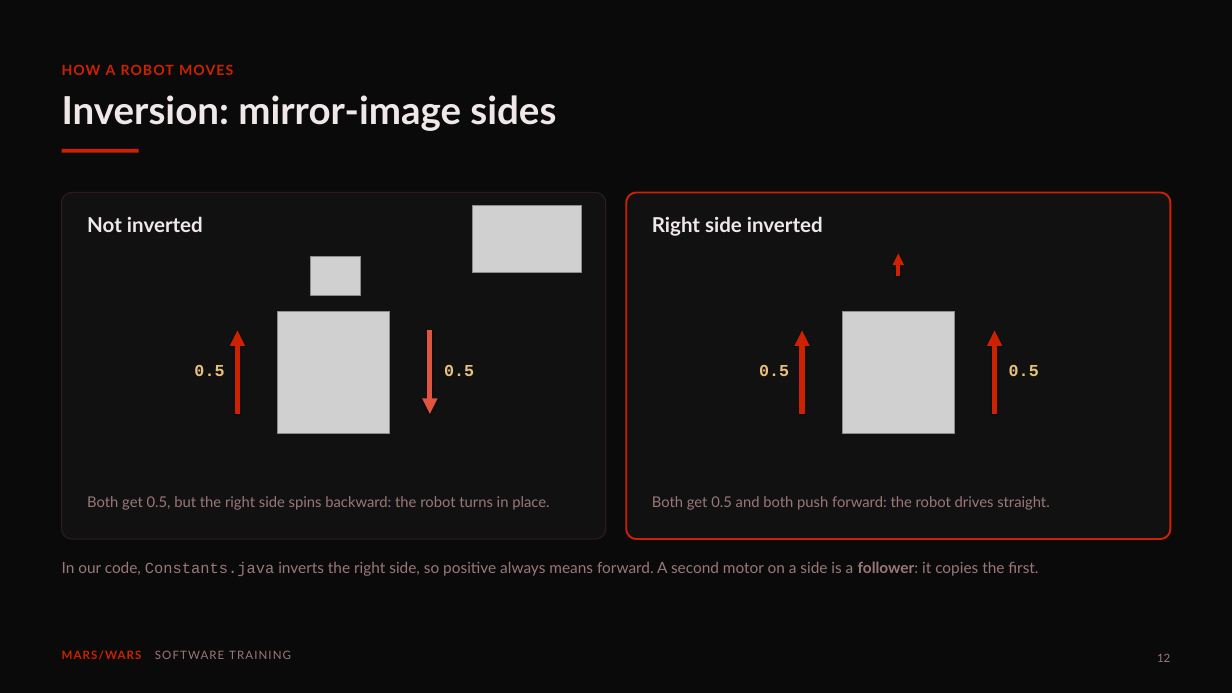
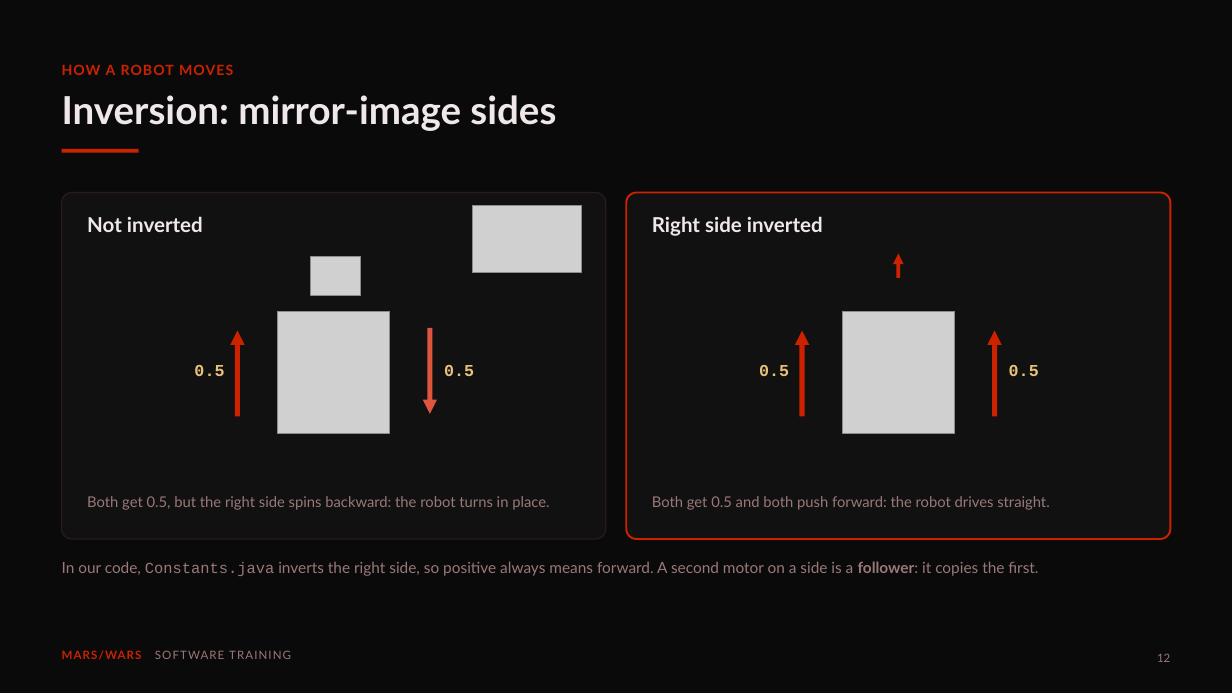
Before and after one commit to FRC-Team-4143/scriptum-lessons, a slide deck: slide 12 of deck1-motors-drivetrains.pptx. Drawn at 1232x693 pixels with LibreOffice and Linux fonts; fonts in the diff are those of the drawing; grey boxes stand for pictures. Boxes give left, top, right and bottom in pixels: in the first picture for what was removed or moved away, otherwise in the second. Text is boxed around its words. In the diff, an @@ line names an element or a change of style, - is before the commit and + after.

```diff
--- a/deck1-motors-drivetrains.pptx
+++ b/deck1-motors-drivetrains.pptx
@@ rectangle added at [896,261,900,278], fill #CC2200 @@
@@ arrow removed from (898, 276) to (898, 253) @@
@@ rectangle added at [428,328,432,403], fill #E05540 @@
@@ rectangle added at [235,341,240,416], fill #CC2200 @@
@@ arrow removed from (237, 414) to (237, 330) @@
@@ arrow removed from (430, 330) to (430, 414) @@
@@ rectangle added at [800,341,804,416], fill #CC2200 @@
@@ arrow removed from (802, 414) to (802, 330) @@
@@ rectangle added at [992,341,997,416], fill #CC2200 @@
@@ arrow removed from (995, 414) to (995, 330) @@
@@ triangle added at [423,400,437,414], fill #E05540 @@
```
Also in this commit, not shown: 14 other slides changed.
